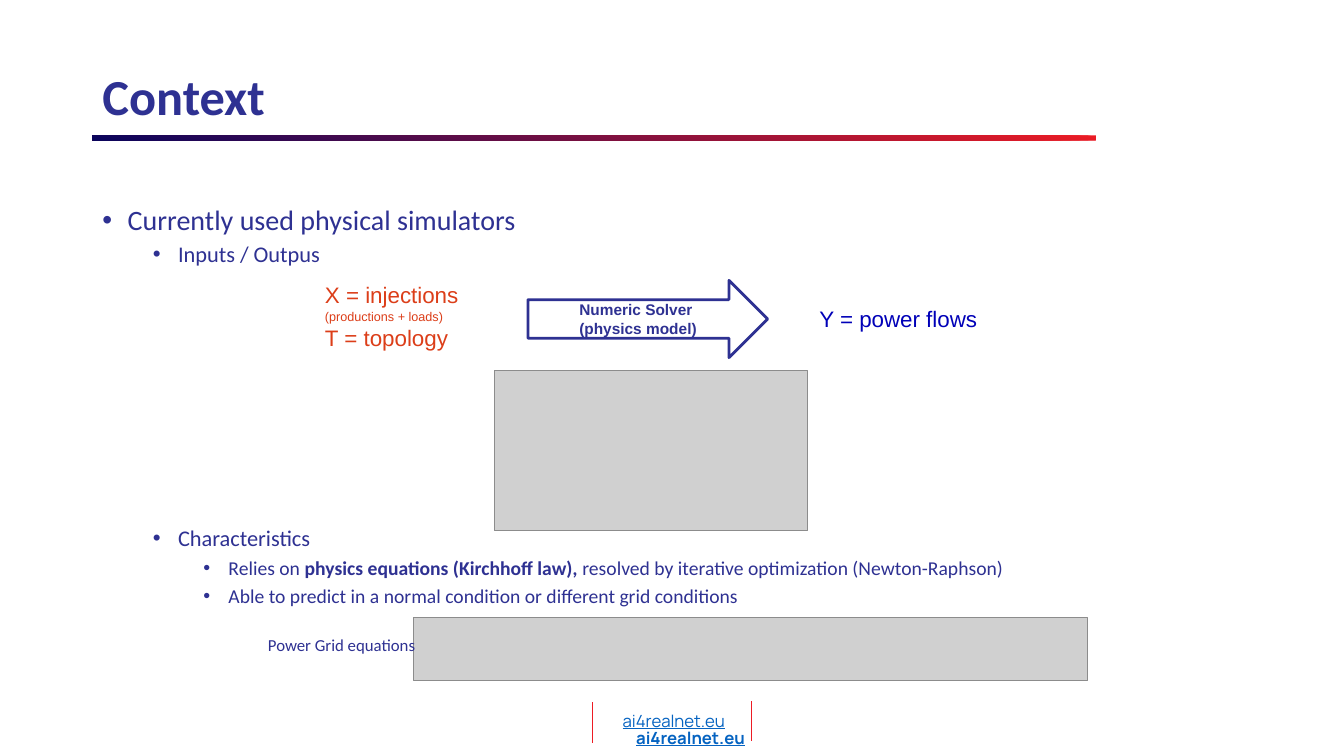
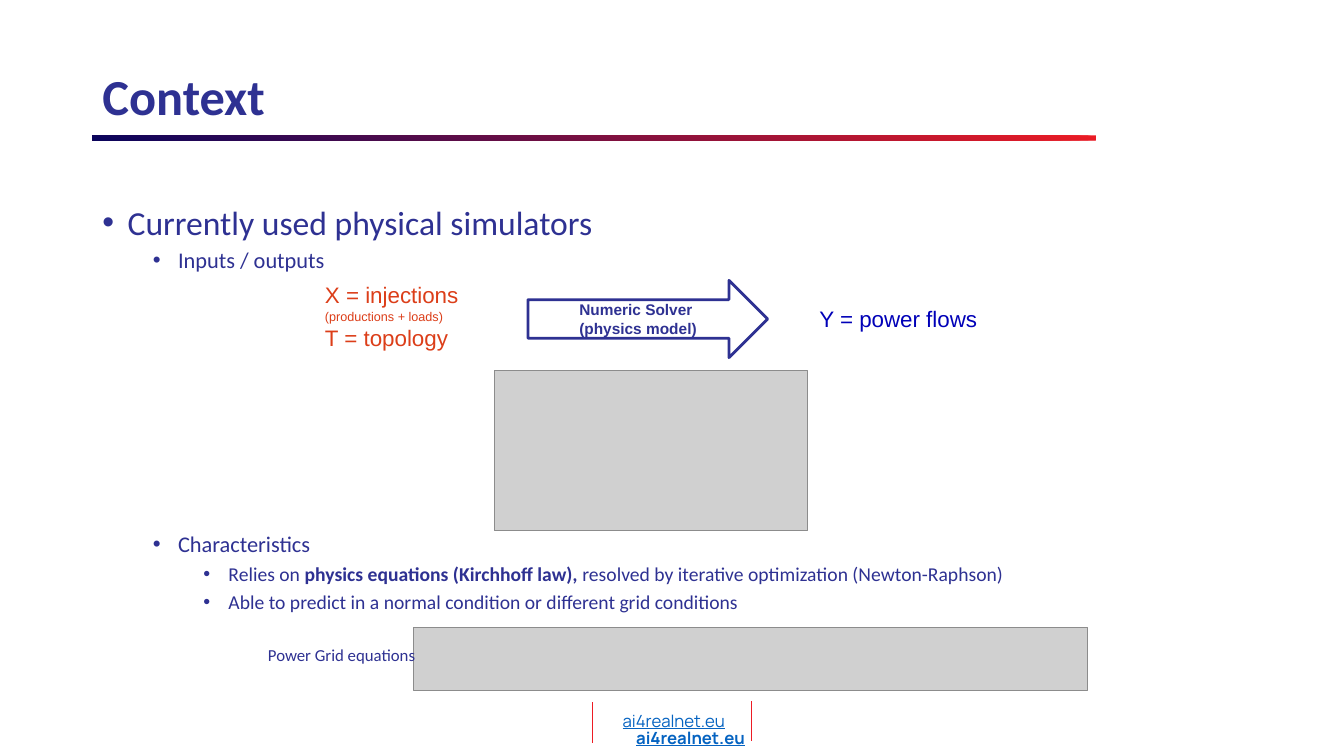
Before and after one commit to AI4REALNET/T2.1_graph_neural_solver, a slide deck: slide 4 of T2.1_KAI_GNN_IRTSX.pptx. Drawn at 1344x756 pixels with LibreOffice and Linux fonts; fonts in the diff are those of the drawing; grey boxes stand for pictures; background and template pictures are left out. Boxes give left, top, right and bottom in pixels: in the first picture for what was removed or moved away, otherwise in the second. Text is boxed around its words. In the diff, an @@ line names an element or a change of style, - is before the commit and + after.

```diff
--- a/T2.1_KAI_GNN_IRTSX.pptx
+++ b/T2.1_KAI_GNN_IRTSX.pptx
@@ text at (x1=128, y1=211, x2=592, y2=241): size 20 to 24 pt in "Currently used physical simulators" @@
@@ text at (x1=178, y1=253, x2=325, y2=272): text changed @@
-  • Inputs / Outpus
+  • Inputs / outputs
@@ picture moved from (x1=413, y1=618, x2=1088, y2=681) to (x1=413, y1=627, x2=1088, y2=690) @@
@@ text "Power Grid equations" moved from (x1=268, y1=638, x2=415, y2=656) to (x1=268, y1=647, x2=415, y2=665) @@
```
Also in this commit, not shown: 3 other slides changed, 3 slides added, 1 slide removed.
